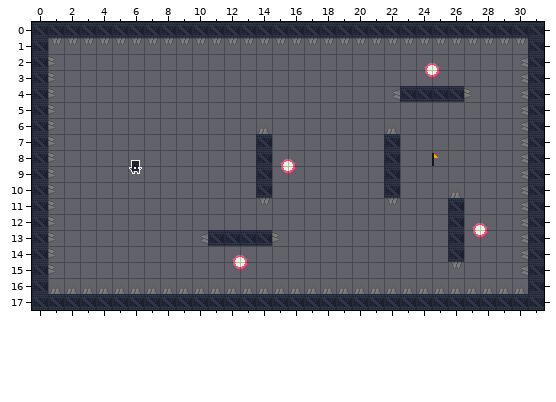
Two states of a Tiled map, core/assets/stages/stage_toggle.tmx. The first picture shows the starting point.
Cells are 16x16 px. Shown: x 0..31, y 0..17.
Once edited:
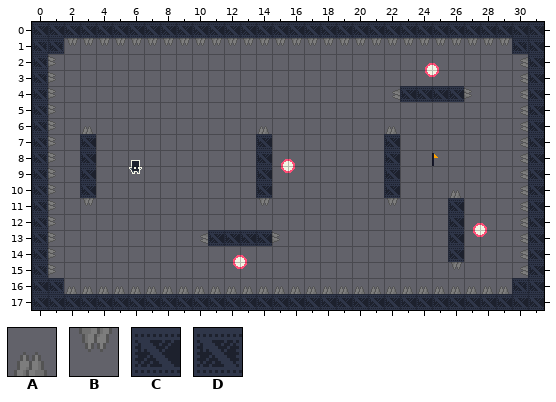
Key: from "Dungeon Sprites": A 131, B 131 turned 180; from "industrial.v2": C 19, D 53.
_ is an empty cell.
Diff:
Layer "details":
y 1: x 0..1 CB -> DD; x 30 B -> D
y 2..5: x 0 C -> D
y 6: x 0 C -> D; x 3 _ -> A
y 7..10: x 0 C -> D; x 3 _ -> C
y 11: x 0 C -> D; x 3 _ -> B
y 12..15: x 0 C -> D
y 16: x 1 A -> D; x 30 A -> D
